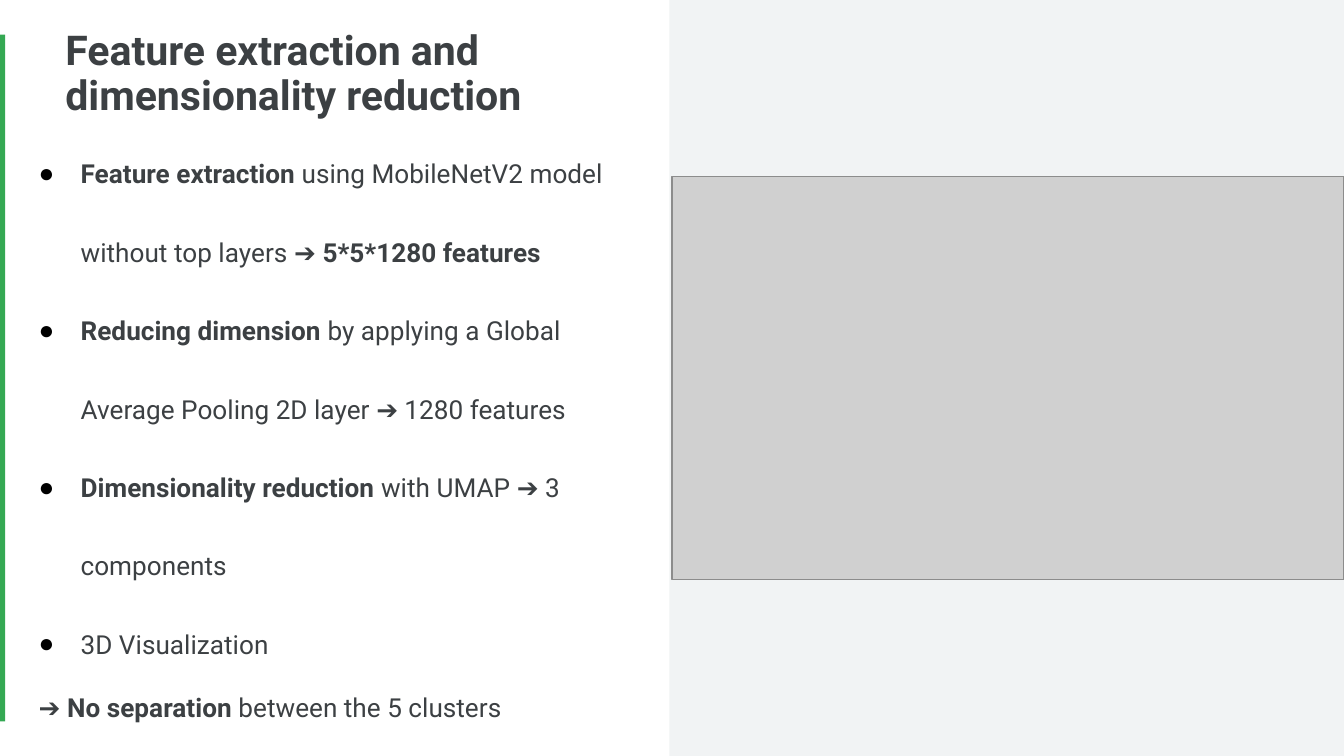
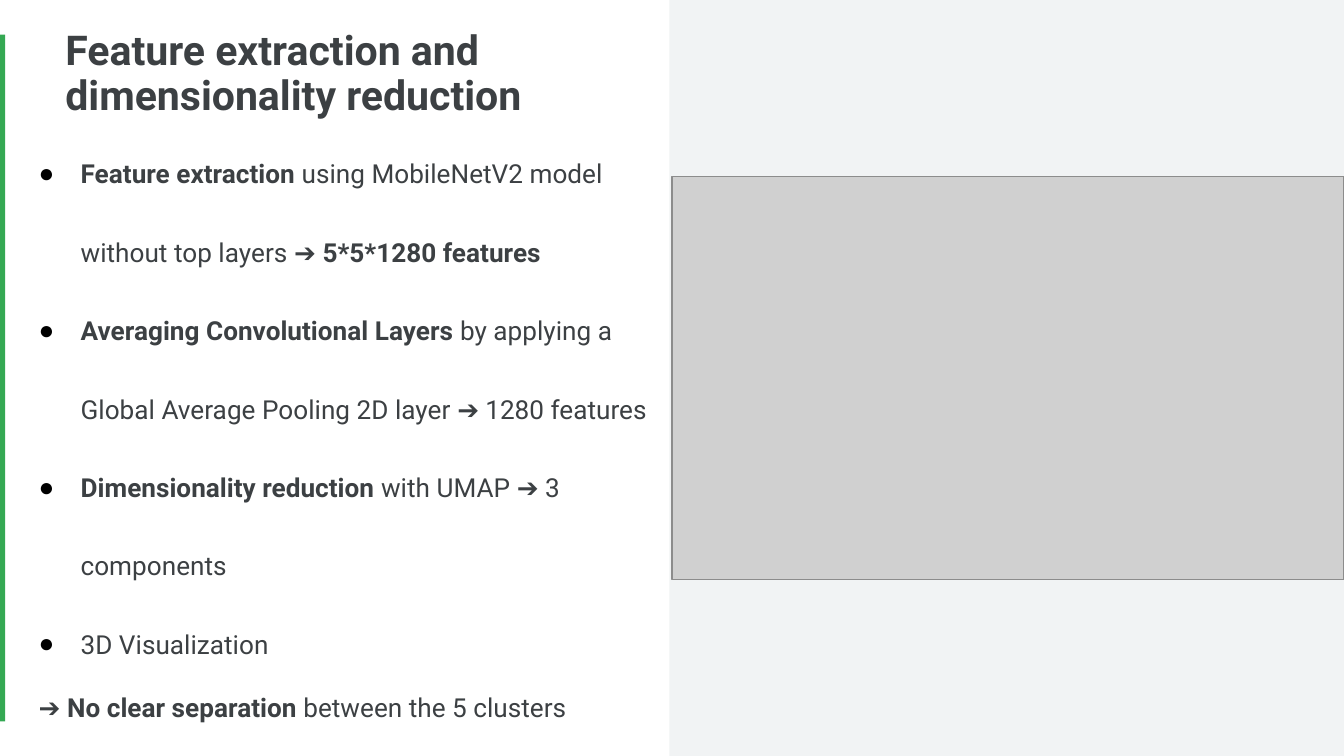
Before and after one commit to Faskill/Yelp-Reviews-Topic-Identification-and-Image-Classification, a slide deck: slide 13 of P6_03_Presentation.pptx. Drawn at 1344x756 pixels with LibreOffice and Linux fonts; fonts in the diff are those of the drawing; grey boxes stand for pictures. Boxes give left, top, right and bottom in pixels: in the first picture for what was removed or moved away, otherwise in the second. Text is boxed around its words. In the diff, an @@ line names an element or a change of style, - is before the commit and + after.

```diff
--- a/P6_03_Presentation.pptx
+++ b/P6_03_Presentation.pptx
@@ text at [81, 320, 647, 425]: text changed @@
-● Reducing dimension by applying a Global Average Pooling 2D layer ➔ 1280 features
+● Averaging Convolutional Layers by applying a Global Average Pooling 2D layer ➔ 1280 features
@@ text at [67, 697, 566, 723]: text changed @@
-➔ No separation between the 5 clusters
+➔ No clear separation between the 5 clusters
```
Also in this commit, not shown: 4 other files.
